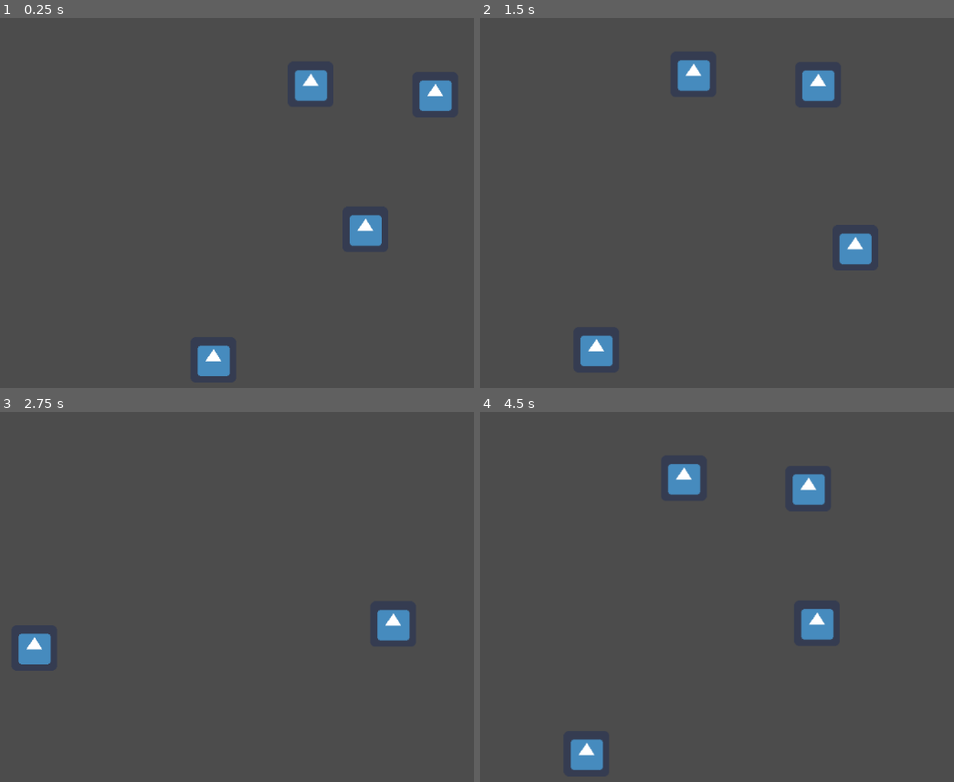
Above: before the commit, frames 1-4 (two rows, left to right).
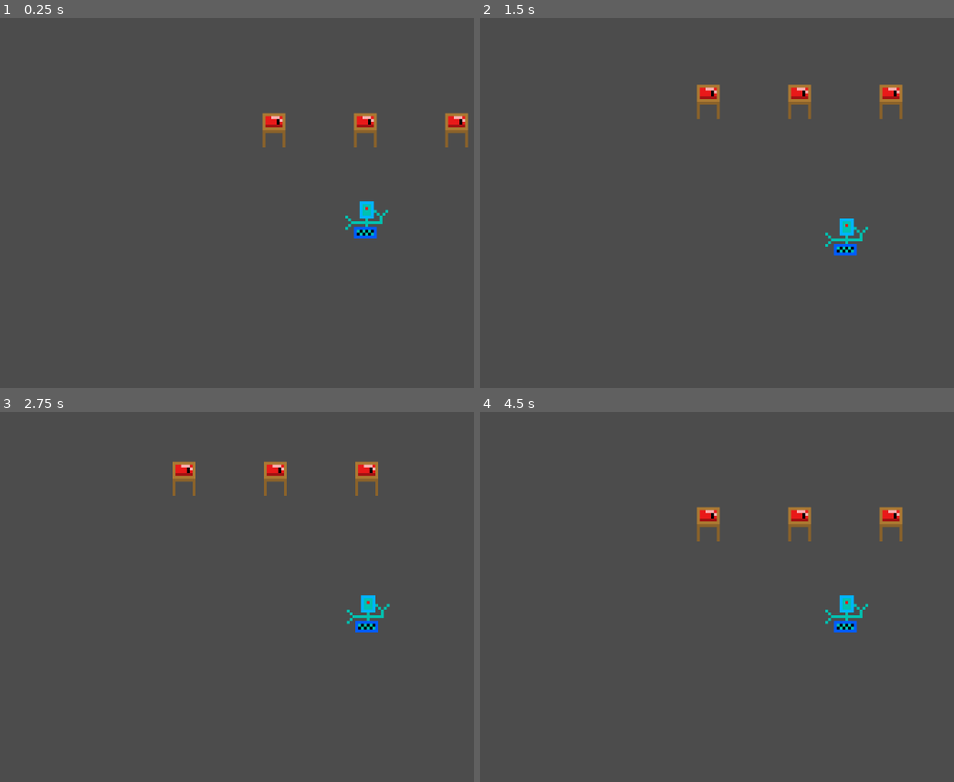
Above: after the commit, the same moments.

Repository: grunkgrunk/gmtk19
Game: Godot game, scene res://player/room.tscn
Two runs of this game, one before a commit and one after it. Both use one fixed random seed, a clock stepped at 60 frames per second and the inputs below. The project has no main scene, so this scene is started directly. The engine's default icon, where the game draws it, is replaced by a stand-in: a white triangle on a blue panel in a dark square.
Inputs:
- Up to frame 1 (0.25 s): no input
- Up to frame 2 (1.5 s): tap Enter at 0.5 s; hold Right (move_right) 0.53-1.28 s; tap E (interact) at 0.6, 1.35 s; hold Down (move_down) from 1.28 s (still down)
- Up to frame 3 (2.75 s): release Down (move_down) at 2.03 s; hold Right (move_right) from 2.03 s (still down); tap E (interact) at 2.1 s
- Up to frame 4 (4.5 s): release Right (move_right) at 2.78 s; hold Up (move_up) 2.78-3.53 s; tap E (interact) at 2.85, 3.6, 4.35 s; hold Left (move_left) from 3.53 s (still down)

The runs differ from the first frame. In frame 1, 3.5% of the frame differs, in the area x 41-99%, y 14-97%; in frame 2, 3.4%; in frame 3, 2.5%; in frame 4, 3.7%, in the area x 19-90%, y 14-97%.

Commit message:
movement grid

Diff:
--- a/game/player/interactable.tscn
+++ b/game/player/interactable.tscn
@@ -1,9 +1,10 @@
 [gd_scene load_steps=4 format=2]
 
 [ext_resource path="res://player/interactable.gd" type="Script" id=1]
-[ext_resource path="res://icon.png" type="Texture" id=2]
+[ext_resource path="res://player/simplespirte 16.png" type="Texture" id=2]
 
 [sub_resource type="RectangleShape2D" id=1]
+extents = Vector2( 16, 16 )
 
 [node name="interactable" type="Area2D" groups=[
 "interactable",
--- a/game/player/player.gd
+++ b/game/player/player.gd
@@ -4,7 +4,7 @@
 # var a = 2
 # var b = "text"
 
-var speed = 200
+var tileSize = 16
 
 # Called when the node enters the scene tree for the first time.
 func _ready():
@@ -13,15 +13,15 @@
 # Called every frame. 'delta' is the elapsed time since the previous frame.
 func _process(delta):
 	var dir = Vector2()
-	if Input.is_action_pressed("move_up"):
+	if Input.is_action_just_pressed("move_up"):
 		dir.y = -1
-	if Input.is_action_pressed("move_down"):
+	if Input.is_action_just_pressed("move_down"):
 		dir.y = 1
-	if Input.is_action_pressed("move_left"):
+	if Input.is_action_just_pressed("move_left"):
 		dir.x = -1
-	if Input.is_action_pressed("move_right"):
+	if Input.is_action_just_pressed("move_right"):
 		dir.x = 1
-	move_and_slide(dir.normalized()*speed)
+	move_and_collide(dir.normalized()*tileSize)
 
 	if Input.is_action_just_pressed("interact"):
 		for d in $area.get_overlapping_areas():
--- a/game/player/player.tscn
+++ b/game/player/player.tscn
@@ -1,7 +1,7 @@
 [gd_scene load_steps=5 format=2]
 
 [ext_resource path="res://player/player.gd" type="Script" id=1]
-[ext_resource path="res://icon.png" type="Texture" id=2]
+[ext_resource path="res://player/player.png" type="Texture" id=2]
 
 [sub_resource type="RectangleShape2D" id=1]
 
@@ -16,12 +16,12 @@
 shape = SubResource( 1 )
 
 [node name="sprite" type="Sprite" parent="."]
-position = Vector2( 0, 3.01468 )
 texture = ExtResource( 2 )
 
 [node name="cam" type="Camera2D" parent="."]
 position = Vector2( 0, 5.55185 )
 current = true
+zoom = Vector2( 0.25, 0.25 )
 smoothing_enabled = true
 
 [node name="area" type="Area2D" parent="."]
--- a/game/player/room.tscn
+++ b/game/player/room.tscn
@@ -6,11 +6,13 @@
 [node name="room" type="Node2D"]
 
 [node name="player" parent="." instance=ExtResource( 1 )]
+position = Vector2( 528, 288 )
 
 [node name="interactable" parent="." instance=ExtResource( 2 )]
+position = Vector2( 560, 256 )
 
 [node name="interactable2" parent="." instance=ExtResource( 2 )]
-position = Vector2( 598.382, 206.814 )
+position = Vector2( 496, 256 )
 
 [node name="interactable3" parent="." instance=ExtResource( 2 )]
-position = Vector2( 287.467, 579.912 )
+position = Vector2( 528, 256 )
Binary file added: game/player/player.png
Not shown, added: game/player/player.png.import
Binary file added: game/player/simplespirte 16.png
Not shown, added: game/player/simplespirte 16.png.import
